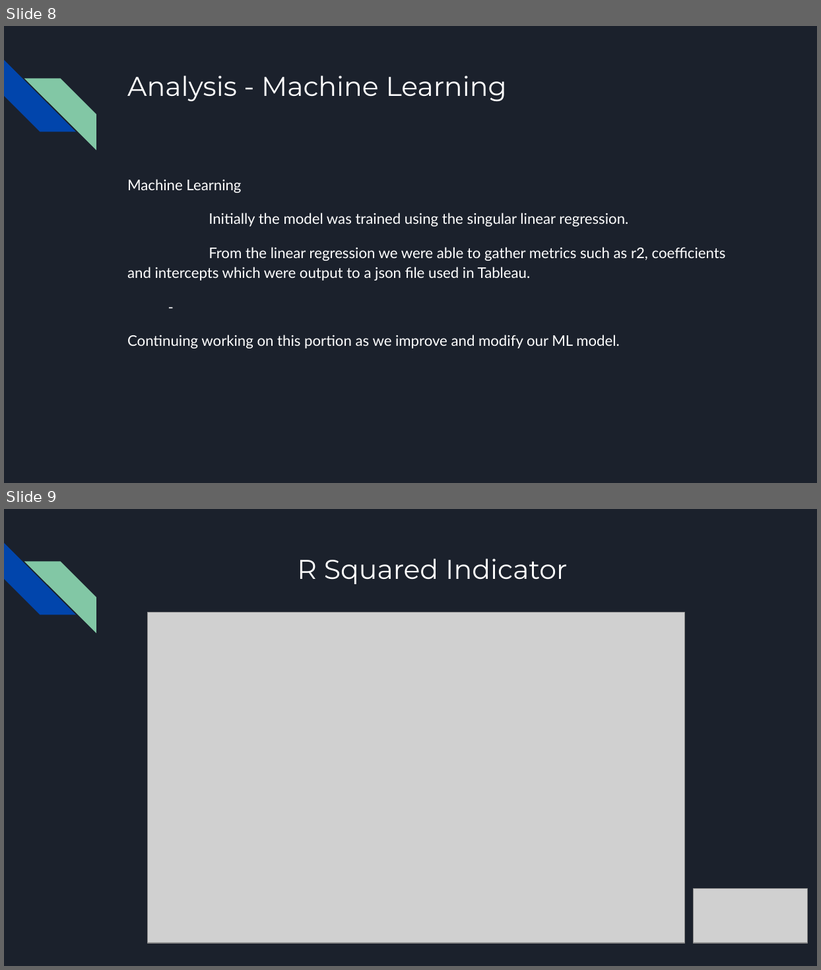
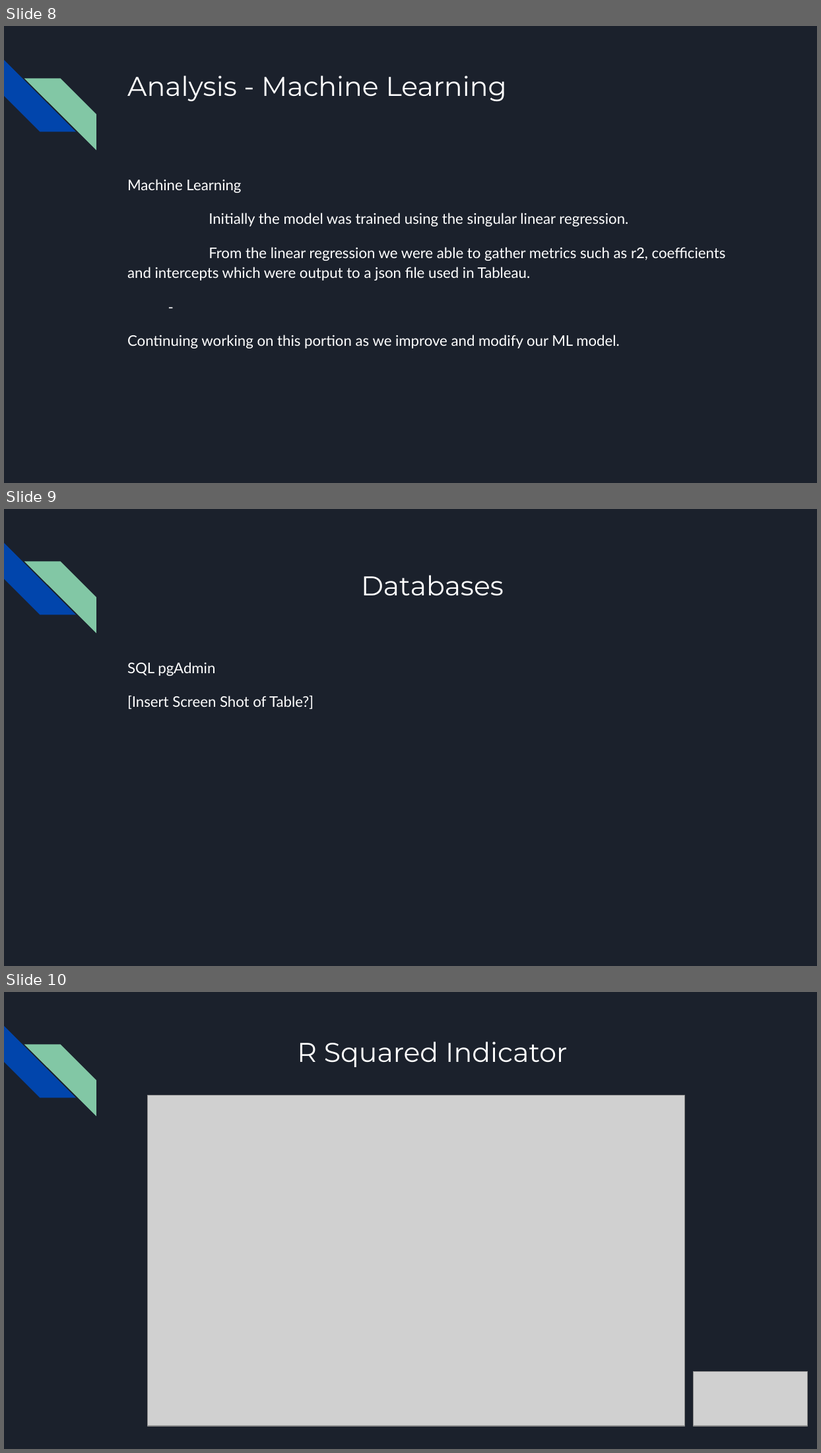
Before and after one commit to VickyCarlson/PCI_Growth, a slide deck: Effect of Educational Attainment on per Capita Growth by State.pptx. Shown one above the other, each under a label of ours: slides 8 and 9 before the commit, slides 8, 9 and 10 after it. The pictures are 821x970 and 821x1453 pixels, drawn with LibreOffice and Linux fonts; fonts in the diff are those of the drawing; grey boxes stand for pictures. Boxes give left, top, right and bottom in pixels: in the first picture for what was removed or moved away, otherwise in the second. Text is boxed around its words. In the diff, an @@ line names an element or a change of style, - is before the commit and + after.

```diff
--- a/Effect of Educational Attainment on per Capita Growth by State.pptx
+++ b/Effect of Educational Attainment on per Capita Growth by State.pptx
@@ slide 9 added at (4,509,817,966), background #1B212C; not listed: 2 template elements that a slide beside it also shows @@
@@ title added at (361,575,504,596), 24 pt, text #FFFFFF @@
+Databases
@@ text added at (127,662,314,710), 13 pt, text #FFFFFF @@
+SQL pgAdmin
+[Insert Screen Shot of Table?]
@@ what was slide 9 is now slide 10 @@
```
Also in this commit, not shown: 5 slides changed, 3 other slides added.
